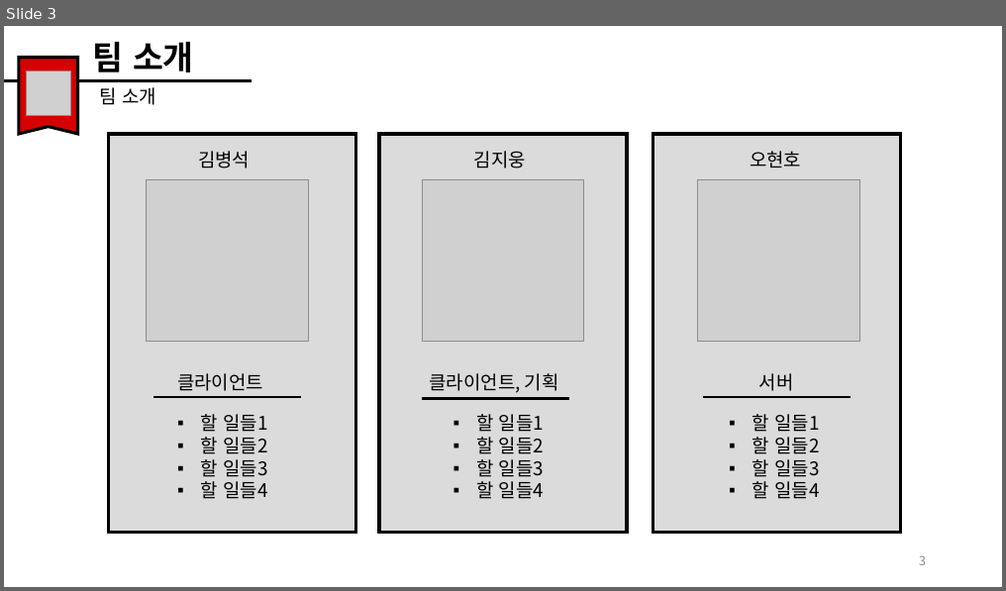
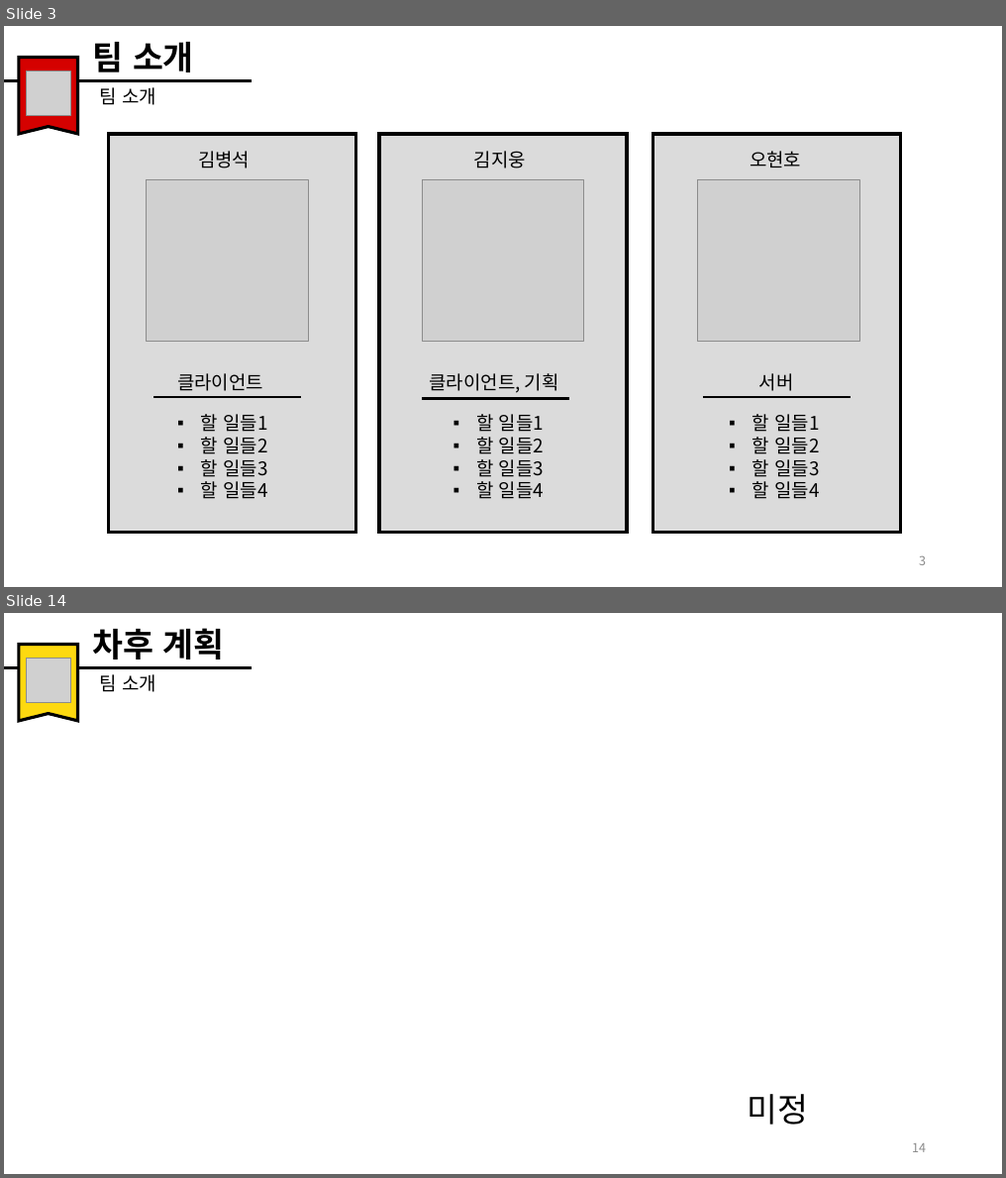
Before and after one commit to kbs5435586/Graduation, a slide deck: Plan/졸업작품제안서_200925.pptx. Shown one above the other, each under a label of ours: slide 3 before the commit, slides 3 and 14 after it; the slides between them are not shown. The pictures are 1006x591 and 1006x1178 pixels, drawn with LibreOffice and Linux fonts; fonts in the diff are those of the drawing; grey boxes stand for pictures. Boxes give left, top, right and bottom in pixels: in the first picture for what was removed or moved away, otherwise in the second. Text is boxed around its words. In the diff, an @@ line names an element or a change of style, - is before the commit and + after.

```diff
--- a/Plan/졸업작품제안서_200925.pptx
+++ b/Plan/졸업작품제안서_200925.pptx
@@ slide 14 added at bbox=[4, 613, 1002, 1174], background #FFFFFF @@
@@ text added at bbox=[93, 628, 225, 660], 32 pt, text #000000, bold @@
+차후 계획
@@ line added from (4, 668) to (252, 668), #000000 2.5 pt @@
@@ freeform shape added at bbox=[19, 645, 78, 721], fill #FDD910, outline #000000 3 pt @@
@@ picture added at bbox=[27, 658, 70, 702] @@
@@ text added at bbox=[100, 674, 157, 692], 18 pt, text #000000 @@
+팀 소개
@@ text added at bbox=[746, 1094, 808, 1125], 32 pt, text #000000 @@
+미정
@@ page number added at bbox=[912, 1144, 926, 1153], 12 pt, text #8C8C8C @@
+14
```
Also in this commit, not shown: 2 slides changed, 10 other slides added, 1 slide removed.
